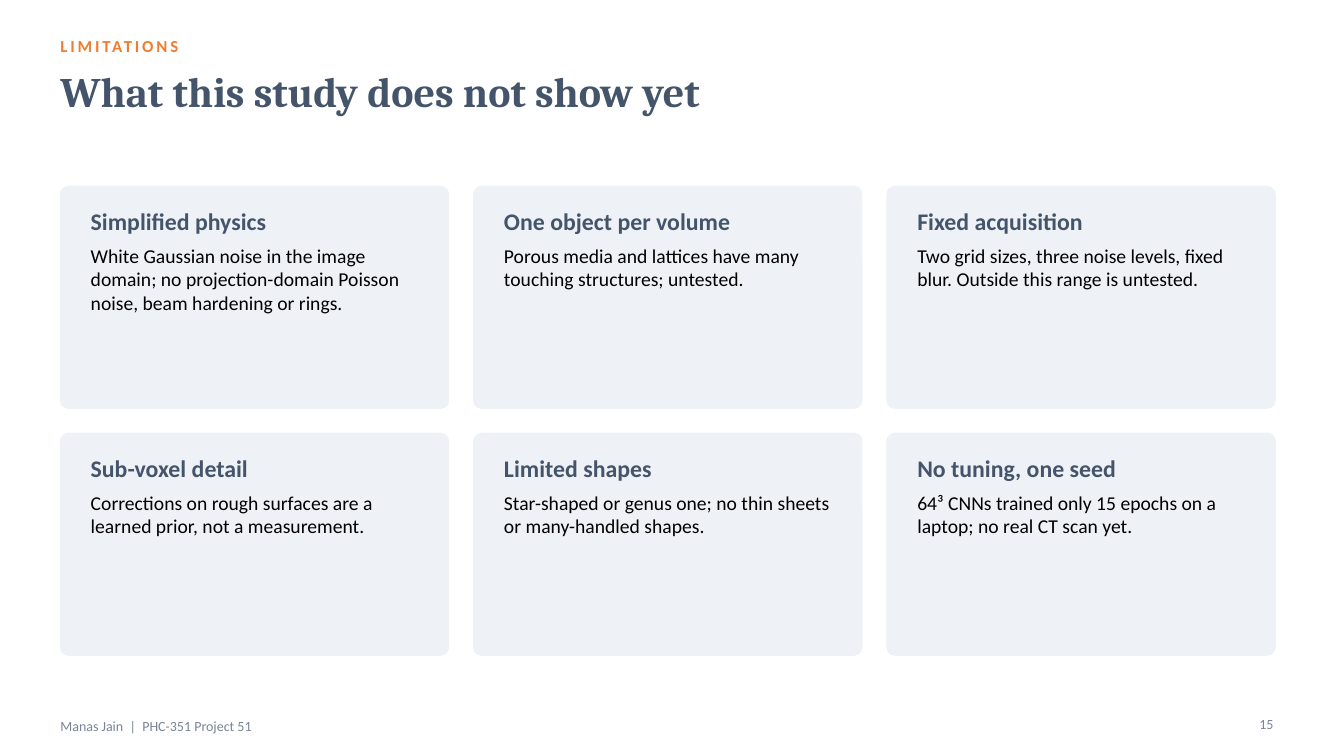
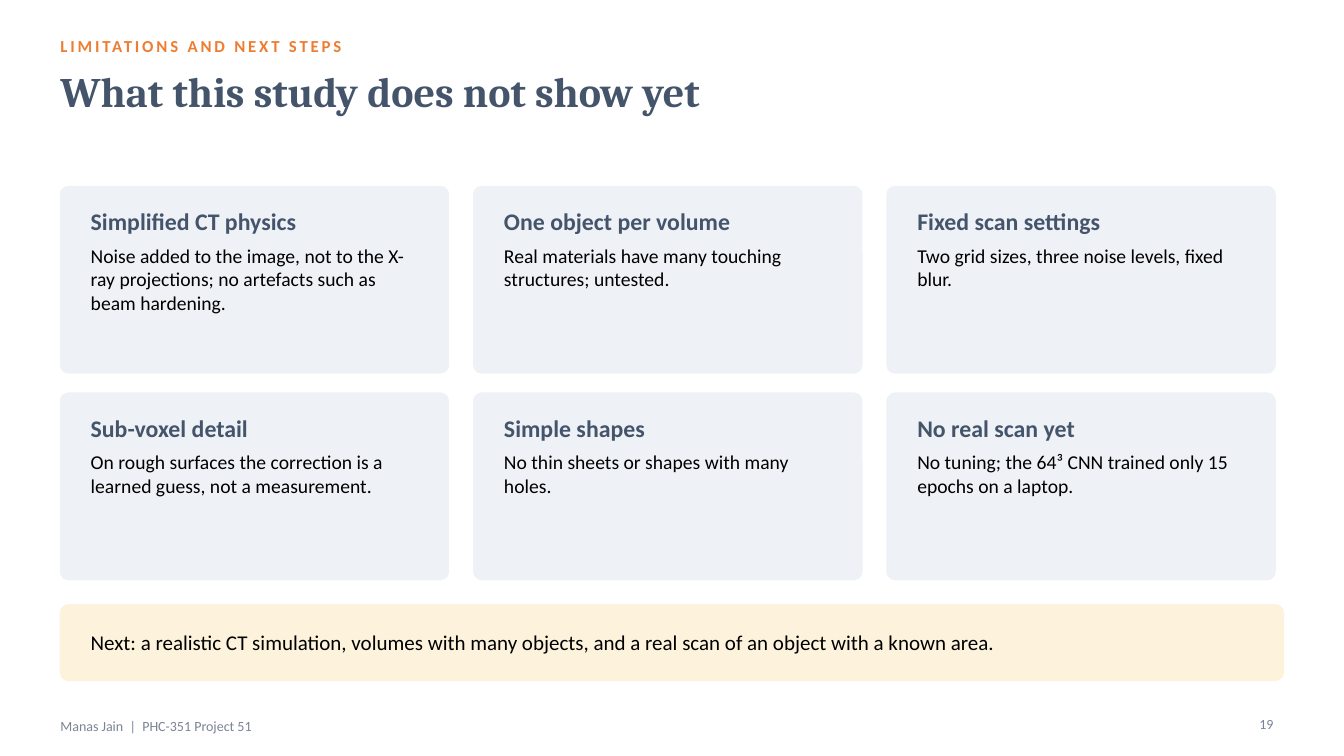
Before and after one commit to manasj756/AI-Based-3D-Surface-Area-Estimation, a slide deck: slide 19 of slides/Project51_ManasJain.pptx (slide 15 before the commit). Drawn at 1344x756 pixels with LibreOffice and Linux fonts; fonts in the diff are those of the drawing. Boxes give left, top, right and bottom in pixels: in the first picture for what was removed or moved away, otherwise in the second. Text is boxed around its words. In the diff, an @@ line names an element or a change of style, - is before the commit and + after.

```diff
--- a/slides/Project51_ManasJain.pptx
+++ b/slides/Project51_ManasJain.pptx
@@ text at (x1=60, y1=35, x2=867, y2=66): text changed @@
-LIMITATIONS
+LIMITATIONS AND NEXT STEPS
@@ rounded rectangle resized from (x1=60, y1=187, x2=449, y2=408) to (x1=60, y1=187, x2=449, y2=373) @@
@@ rounded rectangle resized from (x1=474, y1=187, x2=862, y2=408) to (x1=474, y1=187, x2=862, y2=373) @@
@@ rounded rectangle resized from (x1=887, y1=187, x2=1275, y2=408) to (x1=887, y1=187, x2=1275, y2=373) @@
@@ text at (x1=91, y1=213, x2=403, y2=314): text changed @@
-Simplified physics
-White Gaussian noise in the image domain; no projection-domain Poisson noise, beam hardening or rings.
+Simplified CT physics
+Noise added to the image, not to the X-ray projections; no artefacts such as beam hardening.
@@ text at (x1=917, y1=213, x2=1223, y2=286): text changed @@
-Fixed acquisition
-Two grid sizes, three noise levels, fixed blur. Outside this range is untested.
+Fixed scan settings
+Two grid sizes, three noise levels, fixed blur.
@@ text at (x1=504, y1=249, x2=781, y2=289): text changed @@
-Porous media and lattices have many touching structures; untested.
+Real materials have many touching structures; untested.
@@ rounded rectangle resized from (x1=60, y1=434, x2=449, y2=655) to (x1=60, y1=393, x2=449, y2=580) @@
@@ text "Sub-voxel detail" moved from (x1=91, y1=460, x2=372, y2=536) to (x1=91, y1=420, x2=382, y2=497) @@
@@ rounded rectangle resized from (x1=474, y1=434, x2=862, y2=655) to (x1=474, y1=393, x2=862, y2=580) @@
@@ proportions changed in 6 elements at (x1=60, y1=187, x2=449, y2=373), (x1=474, y1=187, x2=862, y2=373), (x1=887, y1=187, x2=1275, y2=373), (x1=60, y1=393, x2=449, y2=580), (x1=474, y1=393, x2=862, y2=580), (x1=887, y1=393, x2=1275, y2=580) @@
@@ rounded rectangle resized from (x1=887, y1=434, x2=1275, y2=655) to (x1=887, y1=393, x2=1275, y2=580) @@
@@ text at (x1=504, y1=420, x2=789, y2=493): text changed @@
-Limited shapes
-Star-shaped or genus one; no thin sheets or many-handled shapes.
+Simple shapes
+No thin sheets or shapes with many holes.
@@ text at (x1=917, y1=420, x2=1228, y2=496): text changed @@
-No tuning, one seed
-64³ CNNs trained only 15 epochs on a laptop; no real CT scan yet.
+No real scan yet
+No tuning; the 64³ CNN trained only 15 epochs on a laptop.
@@ text at (x1=91, y1=455, x2=382, y2=497): text changed @@
-Corrections on rough surfaces are a learned prior, not a measurement.
+On rough surfaces the correction is a learned guess, not a measurement.
@@ rounded rectangle added at (x1=60, y1=605, x2=1284, y2=681), fill #FDF3DC, outline #FDF3DC 1 pt @@
@@ text added at (x1=91, y1=635, x2=994, y2=654), 15 pt, text #000000 @@
+Next: a realistic CT simulation, volumes with many objects, and a real scan of an object with a known area.
```
Also in this commit, not shown: 12 other slides changed, 7 slides added, 3 slides removed, 14 other files.
